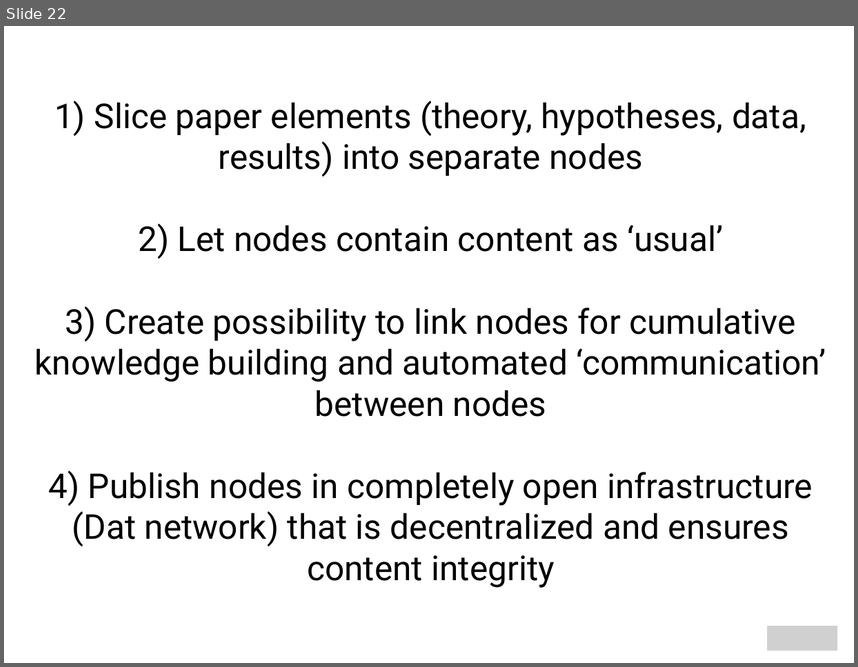
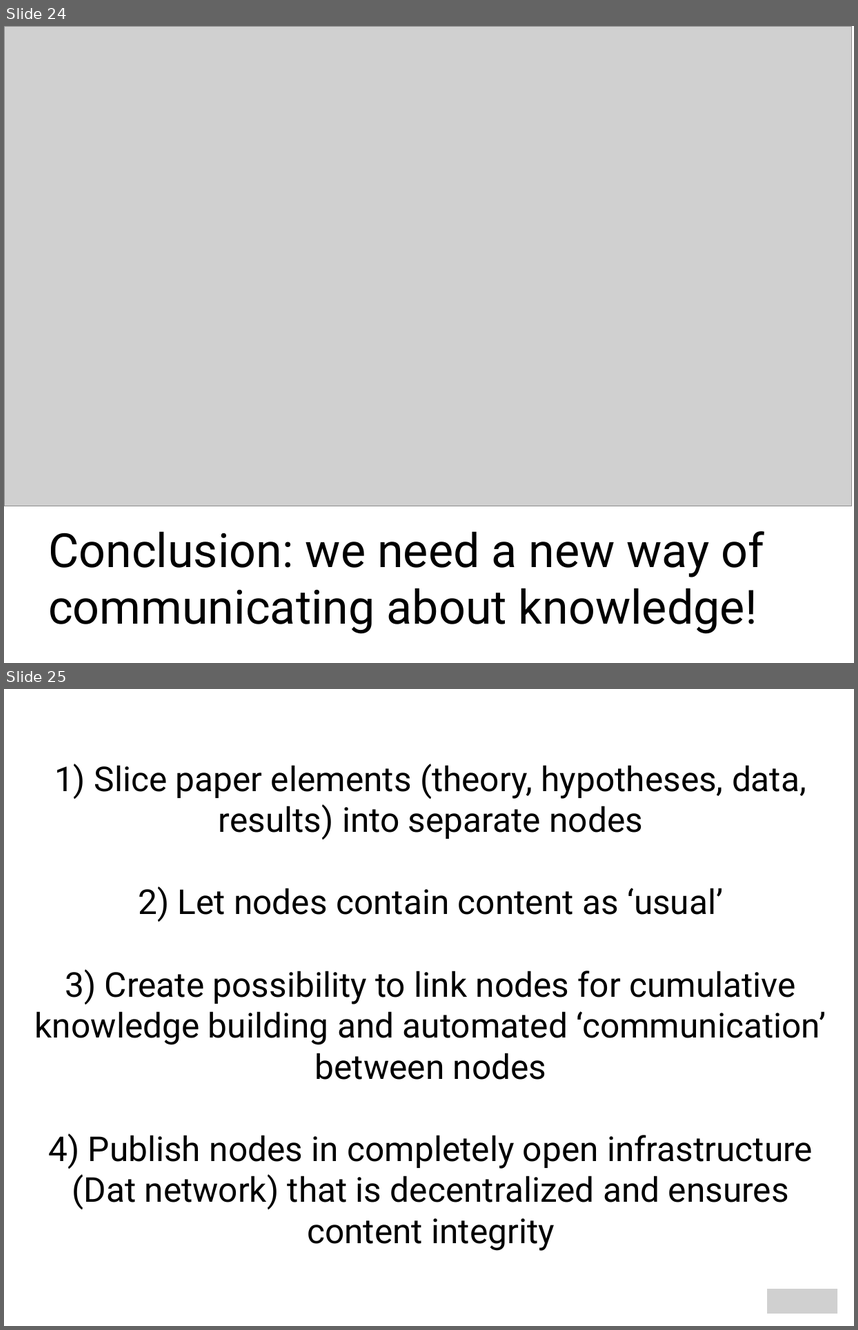
Before and after one commit to mzelst/talks, a slide deck: 2017/20171101 tu_chemnitz/20171101 tu_chemnitz.odp. Shown one above the other, each under a label of ours: slide 22 before the commit, slides 24 and 25 after it. The pictures are 858x667 and 858x1330 pixels, drawn with LibreOffice and Linux fonts; fonts in the diff are those of the drawing; grey boxes stand for pictures. Boxes give left, top, right and bottom in pixels: in the first picture for what was removed or moved away, otherwise in the second. Text is boxed around its words. In the diff, an @@ line names an element or a change of style, - is before the commit and + after.

```diff
--- a/2017/20171101 tu_chemnitz/20171101 tu_chemnitz.odp
+++ b/2017/20171101 tu_chemnitz/20171101 tu_chemnitz.odp
@@ slide 24 added at (x1=4, y1=26, x2=854, y2=663), background #FFFFFF @@
@@ picture added at (x1=4, y1=26, x2=852, y2=506) @@
@@ text added at (x1=48, y1=531, x2=765, y2=634), 44 pt, text #000000 @@
+Conclusion: we need a new way of communicating about knowledge!
@@ what was slide 22 is now slide 25 @@
```
Also in this commit, not shown: 8 slides changed, 2 other slides added, 1 other file.
